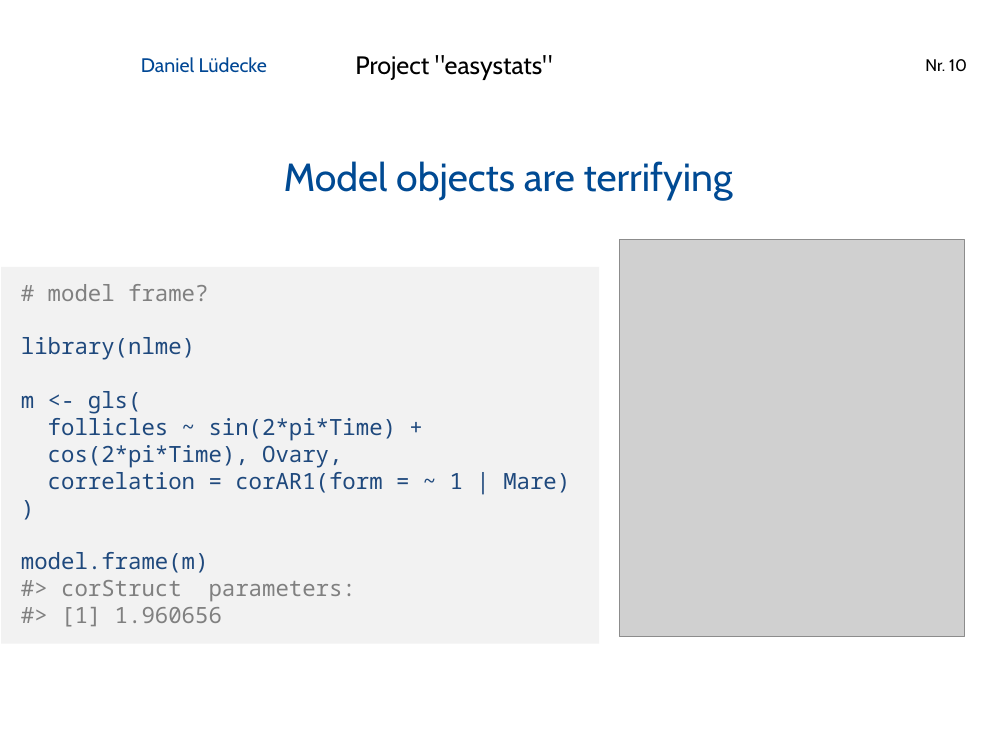
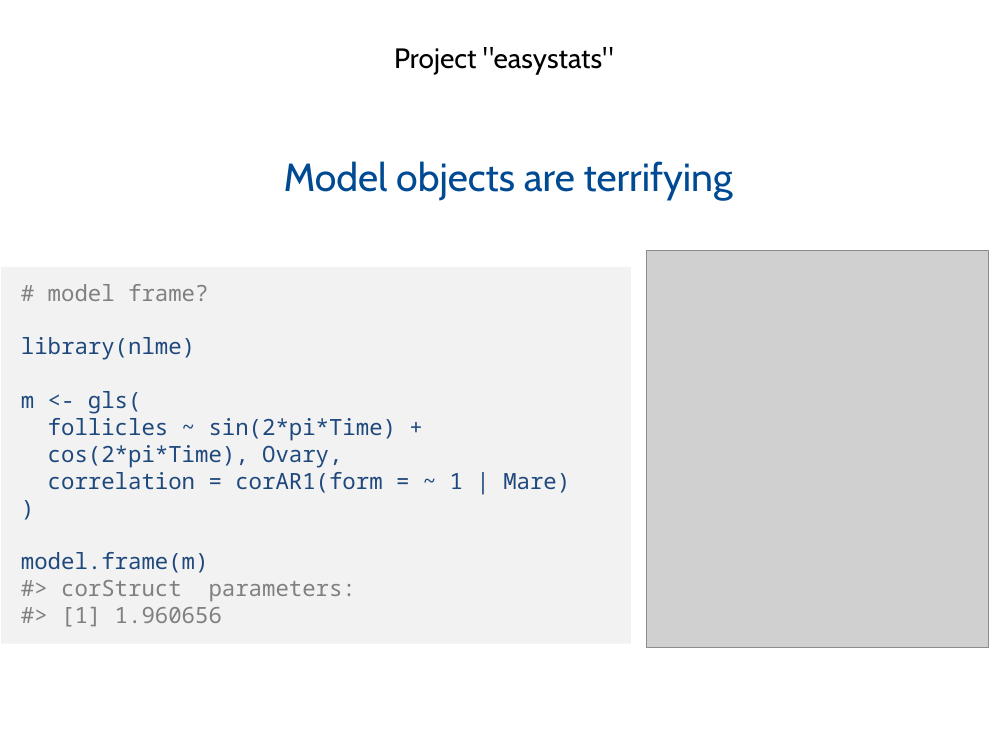
Before and after one commit to easystats/easystats, a slide deck: slide 10 of presentations/2019-02_Hamburg_RUG/1902 Hamburg RUG easystats.pptx. Drawn at 1008x756 pixels with LibreOffice and Linux fonts; fonts in the diff are those of the drawing; grey boxes stand for pictures; background and template pictures are left out. Boxes give left, top, right and bottom in pixels: in the first picture for what was removed or moved away, otherwise in the second. Text is boxed around its words. In the diff, an @@ line names an element or a change of style, - is before the commit and + after.

```diff
--- a/presentations/2019-02_Hamburg_RUG/1902 Hamburg RUG easystats.pptx
+++ b/presentations/2019-02_Hamburg_RUG/1902 Hamburg RUG easystats.pptx
@@ text "Project "easystats"": place and size @@
-text "Project "easystats"" at [355,55,553,80]
+text "Project "easystats"" at [394,47,614,75]
@@ text "Project "easystats"" at [394,47,614,75]: size 18 to 20 pt; alignment left to centre @@
@@ text removed at [141,57,267,73] @@
-Daniel Lüdecke
@@ page number removed at [925,59,967,71] @@
-Nr. 10
@@ rectangle "# model frame?": place and size @@
-rectangle "# model frame?" at [1,267,599,644]
+rectangle "# model frame?" at [1,267,631,644]
@@ picture: place and size @@
-picture at [619,240,964,637]
+picture at [647,250,989,647]
```
Also in this commit, not shown: 12 other slides changed, 1 other file.
